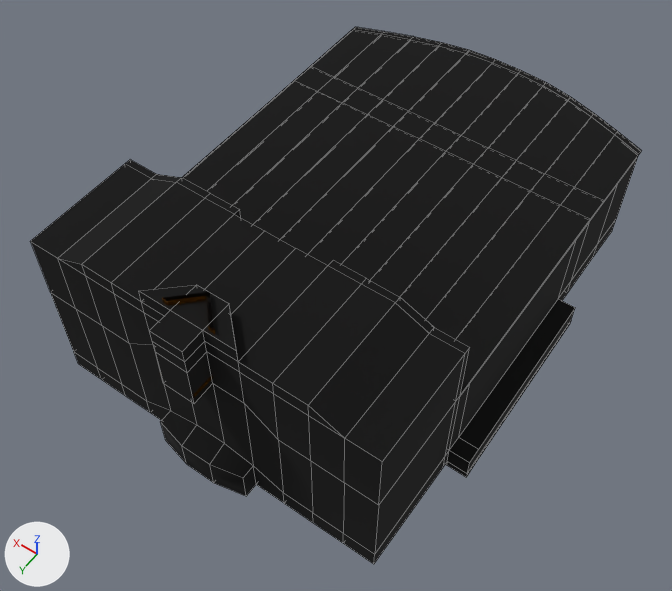
What one commit did to the Blender file A3DPIE/Assets/Assets/Meshes/zMisc/Bar.blend.
Both versions are drawn from a 50 mm lens placed at (-46.8, 80.4, 108.9), pointed at (-1.1, 16.5, 8.4). Lighting does not change. The marker at lower left points along +X, +Y and +Z. Mesh edges are drawn as thin lines on the coarser meshes.

In view in the first picture: 'Floor0', 'Floor2'.
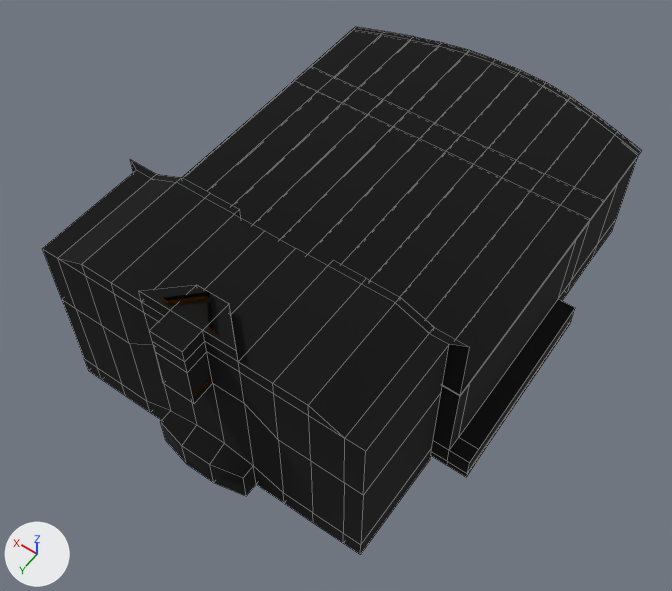
The edits, one by one:
me_cube_001 has 295 vertices, 293 faces and spans x -28.0..25.0, y -30.5..45.2, z -2.0..29.9.
me_cube_001 is used by ob_floor0; location (0.0, 0.0, 0.0).
Verts and faces of me_cube_001; kept vertices keep their numbers, new ones are numbered from 295.
Before the commit, vertices of me_cube_001: 2 (-25.0, 25.0, 0.0) at pixel (447, 461), 31 (-25.0, 25.0, 3.0) at pixel (449, 450), 45 (-25.0, 25.0, 16.2) at pixel (460, 395), 110 (-25.0, 26.0, 0.0) at pixel (443, 467), 133 (-25.0, 26.0, 3.0) at pixel (445, 455).
Before the commit, vertices of me_cube_001: 145 (-25.0, 26.0, 16.2) at pixel (455, 401), 155 (-25.0, 25.0, 26.0) at pixel (469, 347), 165 (-25.0, 26.0, 26.0) at pixel (465, 353), 167 (-25.0, 42.0, 16.2) at pixel (378, 505), 168 (-25.0, 42.0, 0.0) at pixel (373, 564).
Before the commit, vertices of me_cube_001: 226 (-25.0, 42.0, 26.0) at pixel (382, 461), 270 (-25.0, 42.0, 3.0) at pixel (374, 554).
Before the commit, vertices of me_cube_001: 3 (25.0, 25.0, 0.0), 30 (25.0, 25.0, 3.0), 44 (25.0, 25.0, 16.2), 111 (25.0, 26.0, 0.0), 132 (25.0, 26.0, 3.0).
Before the commit, vertices of me_cube_001: 144 (25.0, 26.0, 16.2), 154 (25.0, 25.0, 26.0) at pixel (130, 159), 164 (25.0, 26.0, 26.0) at pixel (124, 163), 166 (25.0, 42.0, 16.2) at pixel (50, 292), 169 (25.0, 42.0, 0.0) at pixel (78, 363).
Before the commit, vertices of me_cube_001: 225 (25.0, 42.0, 26.0) at pixel (30, 241), 262 (25.0, 42.0, 3.0) at pixel (73, 351).
Part 1, on me_cube_001:
Faces deleted: (31, 45, 145, 133), (2, 31, 133, 110), (45, 155, 165, 145).
Vertices 110, 133, 145, 165, 167, 168, 226, 270 move by (2.0, 0.0, 0.0).
Part 2, on me_cube_001:
Faces deleted: (44, 144, 164, 154), (30, 132, 144, 44), (3, 111, 132, 30).
Vertices 111, 132, 144, 164, 166, 169, 225, 262 move by (-2.0, 0.0, 0.0).

Boxes (x1, y1, x2, y2) around the edits, measured in the pictures (672 x 591 px):
'Floor0', reshaped: before (31, 157, 638, 564); after (42, 157, 638, 555)
part 1 of me_cube_001, cut back: before (343, 328, 470, 564); after (343, 328, 469, 555)
part 2 of me_cube_001, cut back: before (31, 160, 156, 380); after (42, 160, 156, 380)
